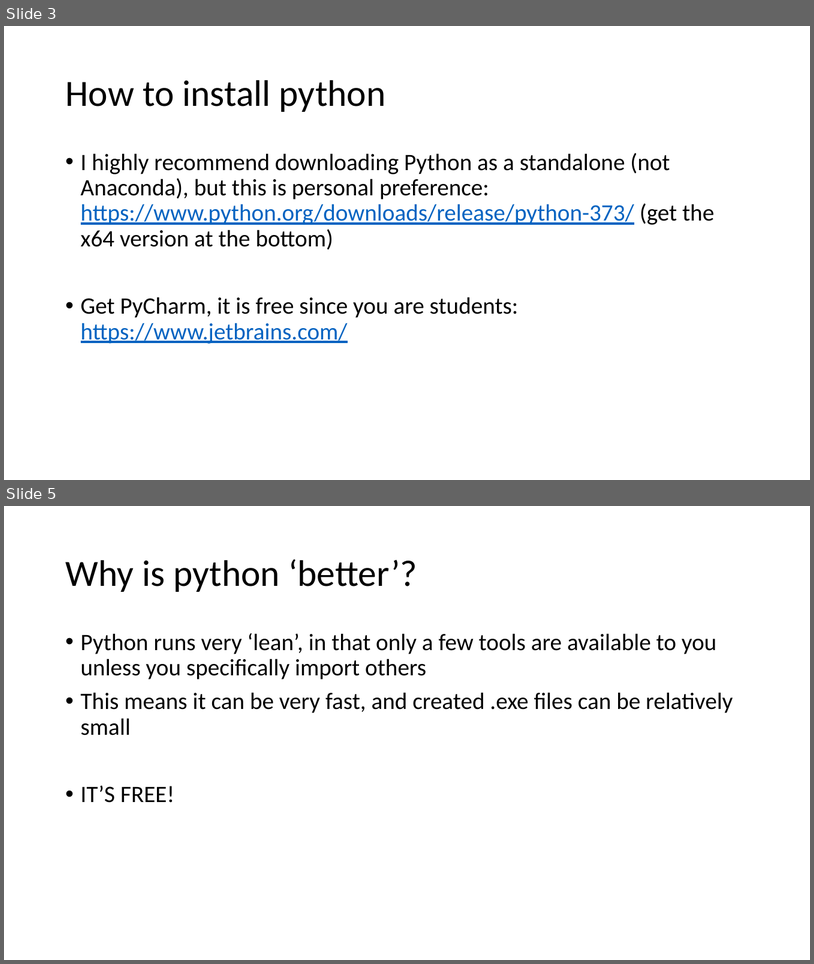
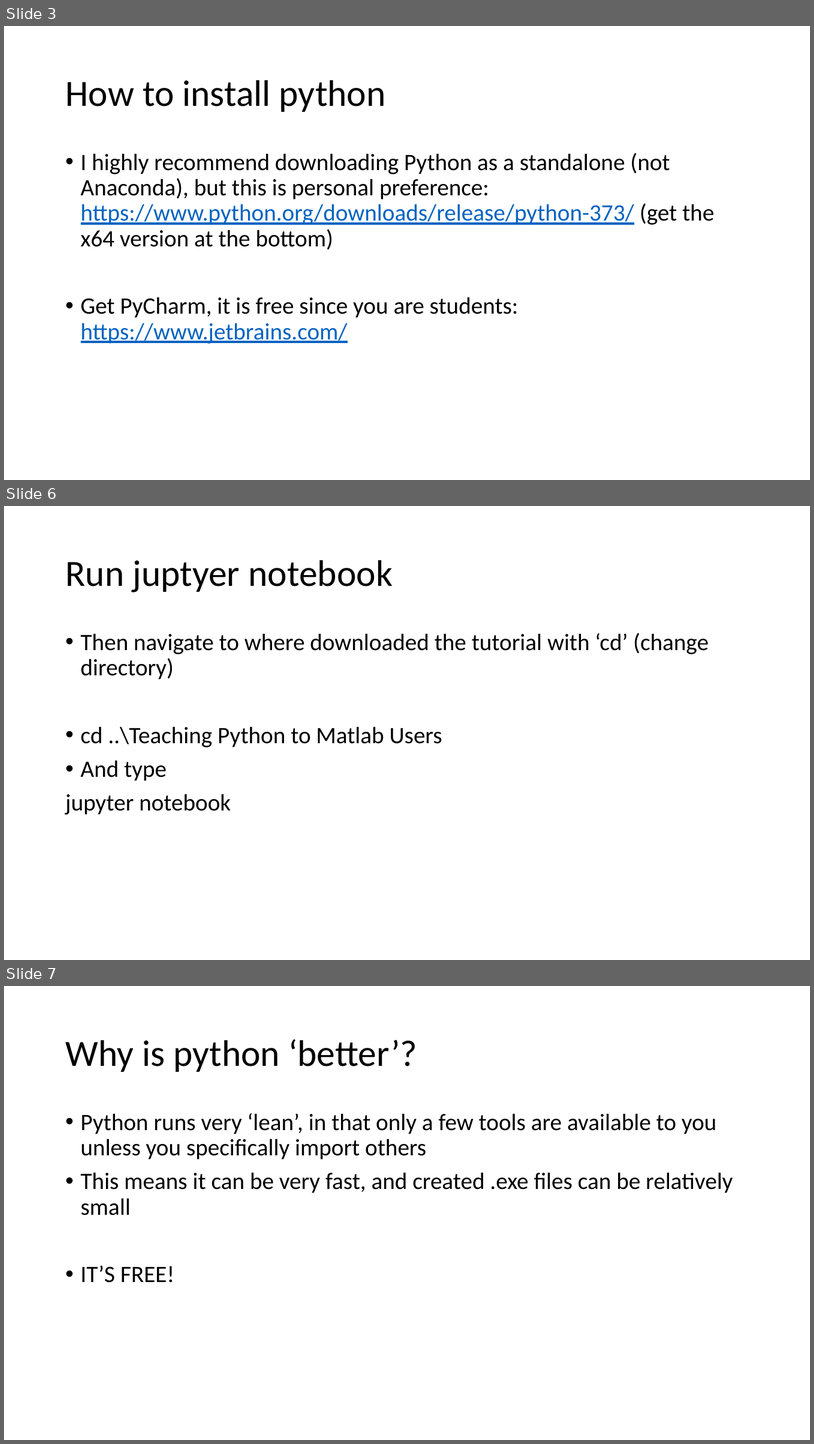
Before and after one commit to brianmanderson/Teaching-Python-to-Matlab-Users, a slide deck: Introduction to Python for Matlab Users.pptx. Shown one above the other, each under a label of ours: slides 3 and 5 before the commit, slides 3, 6 and 7 after it; the slides between them are not shown. The pictures are 814x964 and 814x1444 pixels, drawn with LibreOffice and Linux fonts; fonts in the diff are those of the drawing. Boxes give left, top, right and bottom in pixels: in the first picture for what was removed or moved away, otherwise in the second. Text is boxed around its words. In the diff, an @@ line names an element or a change of style, - is before the commit and + after.

Commit message:
added juypter notebooks

```diff
--- a/Introduction to Python for Matlab Users.pptx
+++ b/Introduction to Python for Matlab Users.pptx
@@ slide 6 added at [4,506,810,960], background #FFFFFF @@
@@ title added at [65,560,393,592], 44 pt, text #000000 @@
+Run juptyer notebook
@@ text added at [65,633,709,814], 28 pt, text #000000 @@
+• Then navigate to where downloaded the tutorial with ‘cd’ (change directory)
+• cd ..\Teaching Python to Matlab Users
+• And type
+jupyter notebook
@@ what was slide 5 is now slide 7 @@
```
Also in this commit, not shown: 1 slide changed, 1 other slide added, 5 other files.
